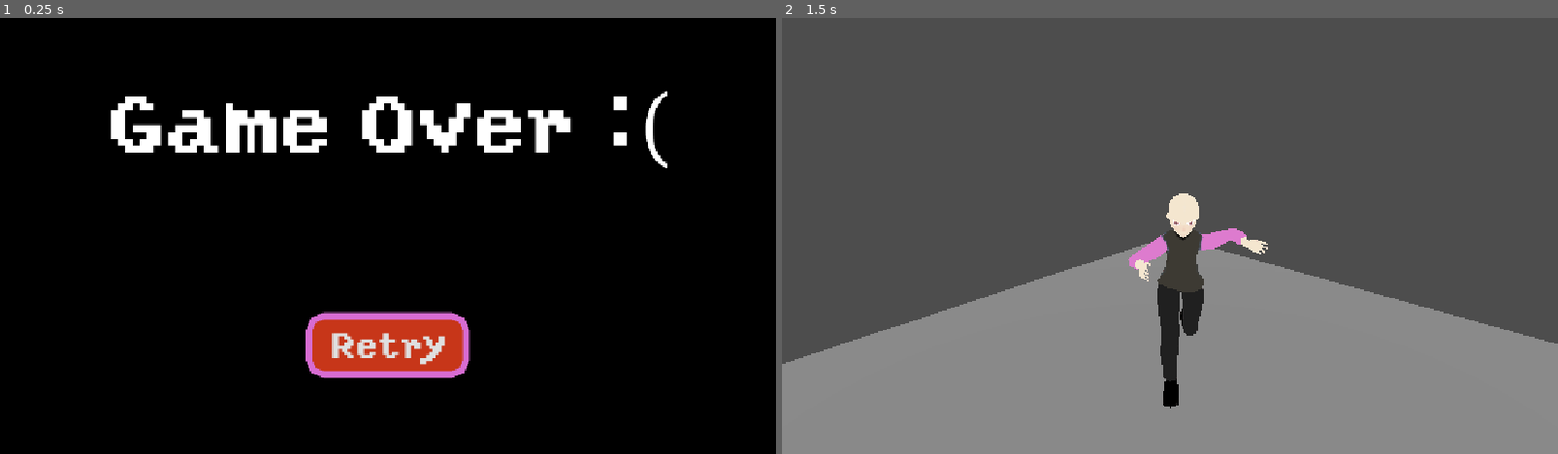
Above: before the commit, frames 1-2 (left to right).
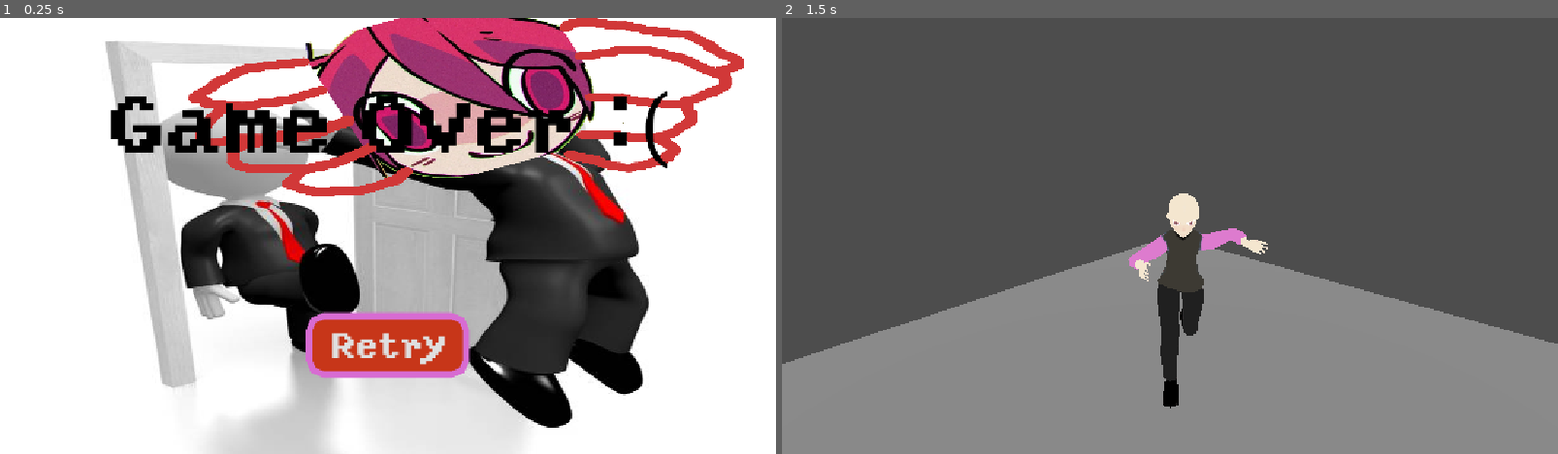
Above: after the commit, the same moments.

Repository: geekazodium/FALL-RGDC-GAME-JAM-2026
Game: Godot game, scene res://scenes/Game_Over.tscn
Same seed, same stepped clock (60 frames per second), same inputs: the game is played once before the commit and once after it. This scene is started directly instead of the project's main scene.
Inputs:
- Up to frame 1 (0.25 s): no input
- Up to frame 2 (1.5 s): click "Retry" at 0.5 s; tap Enter at 1.25 s; tap F (scream_1) at 1.35 s

The runs differ from the first frame. In frame 1, 90% of the frame differs, in the area x 0-100%, y 0-100%; in frame 2, nothing differs.

Commit message:
Added winscreen and gameover screen visuals

Diff:
--- a/assets/materials/effects/shout_1.tres
+++ b/assets/materials/effects/shout_1.tres
@@ -26,7 +26,7 @@
 render_priority = 0
 shader = ExtResource("1_4i2fg")
 shader_parameter/color = Color(0.46250993, 0.551847, 0.880128, 1)
-shader_parameter/time = 0.23296370370370367
+shader_parameter/time = 0.7876537037037039
 shader_parameter/time_factor = 1.0
 shader_parameter/brightness = SubResource("CurveTexture_4i2fg")
 shader_parameter/main_texture_gamma = 1.0
--- a/scenes/Game_Over.tscn
+++ b/scenes/Game_Over.tscn
@@ -3,6 +3,7 @@
 [ext_resource type="Script" uid="uid://cysm6y6rbmuaq" path="res://scripts/game_over.gd" id="1_rpft6"]
 [ext_resource type="PackedScene" uid="uid://b3cy6om8eylrw" path="res://scenes/Ragdoll Test.tscn" id="2_rpft6"]
 [ext_resource type="FontFile" uid="uid://cilcccn0oen3j" path="res://assets/Fonts/yoster.ttf" id="3_3myqg"]
+[ext_resource type="Texture2D" uid="uid://owsutv8vqss3" path="res://assets/materials/unlit/game_over.png" id="3_bsda6"]
 
 [sub_resource type="StyleBoxFlat" id="StyleBoxFlat_rpft6"]
 bg_color = Color(0.77955395, 0.21250814, 0.09760811, 1)
@@ -33,16 +34,17 @@
 grow_horizontal = 2
 grow_vertical = 2
 
-[node name="GameOver" type="ColorRect" parent="Control" unique_id=1066546717]
+[node name="TextureRect" type="TextureRect" parent="Control" unique_id=617898147]
 layout_mode = 1
 anchors_preset = 15
 anchor_right = 1.0
 anchor_bottom = 1.0
 grow_horizontal = 2
 grow_vertical = 2
-color = Color(0, 0, 0, 1)
+texture = ExtResource("3_bsda6")
+expand_mode = 1
 
-[node name="VBoxContainer" type="VBoxContainer" parent="Control/GameOver" unique_id=327354497]
+[node name="VBoxContainer" type="VBoxContainer" parent="Control/TextureRect" unique_id=327354497]
 layout_mode = 1
 anchors_preset = 15
 anchor_right = 1.0
@@ -50,17 +52,18 @@
 grow_horizontal = 2
 grow_vertical = 2
 
-[node name="GameOverText" type="Label" parent="Control/GameOver/VBoxContainer" unique_id=1033119846]
+[node name="GameOverText" type="Label" parent="Control/TextureRect/VBoxContainer" unique_id=1033119846]
 layout_mode = 2
 size_flags_horizontal = 3
 size_flags_vertical = 3
+theme_override_colors/font_color = Color(0.0010853444, 0.0010853446, 0.0010853445, 1)
 theme_override_fonts/font = ExtResource("3_3myqg")
 theme_override_font_sizes/font_size = 128
 text = "Game Over :("
 horizontal_alignment = 1
 vertical_alignment = 1
 
-[node name="Retry" type="Button" parent="Control/GameOver/VBoxContainer" unique_id=1315801713]
+[node name="Retry" type="Button" parent="Control/TextureRect/VBoxContainer" unique_id=1315801713]
 layout_mode = 2
 size_flags_horizontal = 4
 size_flags_vertical = 6
@@ -69,4 +72,4 @@
 theme_override_styles/normal = SubResource("StyleBoxFlat_rpft6")
 text = "Retry"
 
-[connection signal="pressed" from="Control/GameOver/VBoxContainer/Retry" to="." method="_on_retry_pressed"]
+[connection signal="pressed" from="Control/TextureRect/VBoxContainer/Retry" to="." method="_on_retry_pressed"]
--- a/scenes/WinScreen.tscn
+++ b/scenes/WinScreen.tscn
@@ -2,6 +2,7 @@
 
 [ext_resource type="Script" uid="uid://bbn4jy6v10440" path="res://scripts/win_screen.gd" id="1_okh34"]
 [ext_resource type="PackedScene" uid="uid://b3cy6om8eylrw" path="res://scenes/Ragdoll Test.tscn" id="2_q8i45"]
+[ext_resource type="Texture2D" uid="uid://cwbsl1a3jsihp" path="res://assets/materials/unlit/tetoPear.jpg" id="3_jrum5"]
 [ext_resource type="FontFile" uid="uid://cilcccn0oen3j" path="res://assets/Fonts/yoster.ttf" id="3_q8i45"]
 
 [sub_resource type="StyleBoxFlat" id="StyleBoxFlat_rpft6"]
@@ -29,16 +30,16 @@
 grow_horizontal = 2
 grow_vertical = 2
 
-[node name="WinScreenWindow" type="ColorRect" parent="Control" unique_id=467099122]
+[node name="TextureRect" type="TextureRect" parent="Control" unique_id=39926570]
 layout_mode = 1
 anchors_preset = 15
 anchor_right = 1.0
 anchor_bottom = 1.0
 grow_horizontal = 2
 grow_vertical = 2
-color = Color(0.414731, 0.53799635, 0.77821064, 1)
+texture = ExtResource("3_jrum5")
 
-[node name="VBoxContainer" type="VBoxContainer" parent="Control/WinScreenWindow" unique_id=348459343]
+[node name="VBoxContainer" type="VBoxContainer" parent="Control/TextureRect" unique_id=348459343]
 layout_mode = 1
 anchors_preset = 15
 anchor_right = 1.0
@@ -46,16 +47,17 @@
 grow_horizontal = 2
 grow_vertical = 2
 
-[node name="WinText" type="Label" parent="Control/WinScreenWindow/VBoxContainer" unique_id=1429828840]
+[node name="WinText" type="Label" parent="Control/TextureRect/VBoxContainer" unique_id=1429828840]
 layout_mode = 2
 size_flags_vertical = 3
+theme_override_colors/font_color = Color(0, 0, 0, 1)
 theme_override_fonts/font = ExtResource("3_q8i45")
-theme_override_font_sizes/font_size = 183
+theme_override_font_sizes/font_size = 173
 text = "EPIC WIN!!!!!"
 horizontal_alignment = 1
 vertical_alignment = 1
 
-[node name="Play Again" type="Button" parent="Control/WinScreenWindow/VBoxContainer" unique_id=1009795201]
+[node name="Play Again" type="Button" parent="Control/TextureRect/VBoxContainer" unique_id=1009795201]
 layout_mode = 2
 size_flags_horizontal = 4
 size_flags_vertical = 6
@@ -64,4 +66,4 @@
 theme_override_styles/normal = SubResource("StyleBoxFlat_rpft6")
 text = "Play Again"
 
-[connection signal="pressed" from="Control/WinScreenWindow/VBoxContainer/Play Again" to="." method="_on_play_again_pressed"]
+[connection signal="pressed" from="Control/TextureRect/VBoxContainer/Play Again" to="." method="_on_play_again_pressed"]
Binary file added: assets/materials/unlit/game_over.png
Not shown, added: assets/materials/unlit/game_over.png.import
Binary file added: assets/materials/unlit/tetoPear.jpg
Not shown, added: assets/materials/unlit/tetoPear.jpg.import
